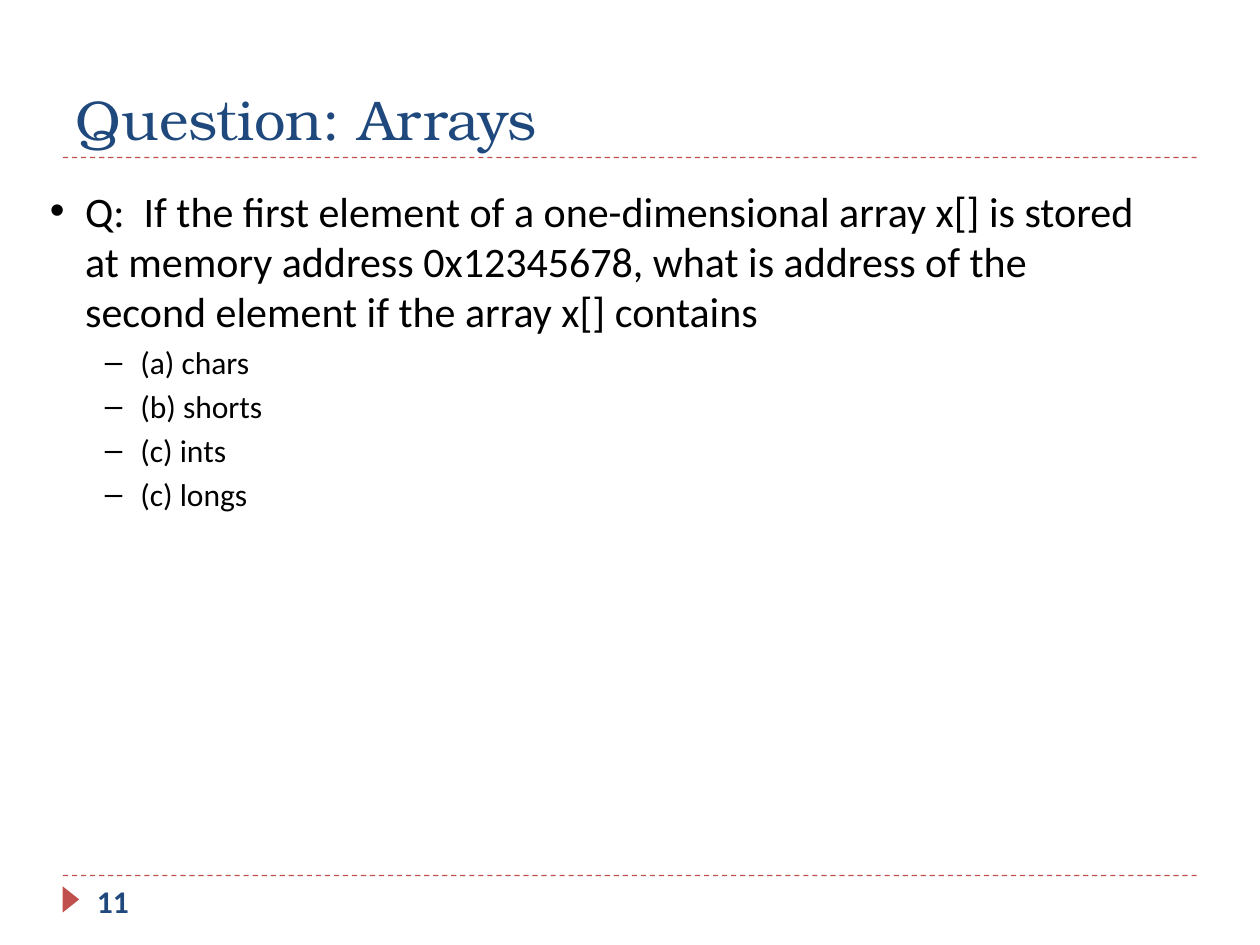
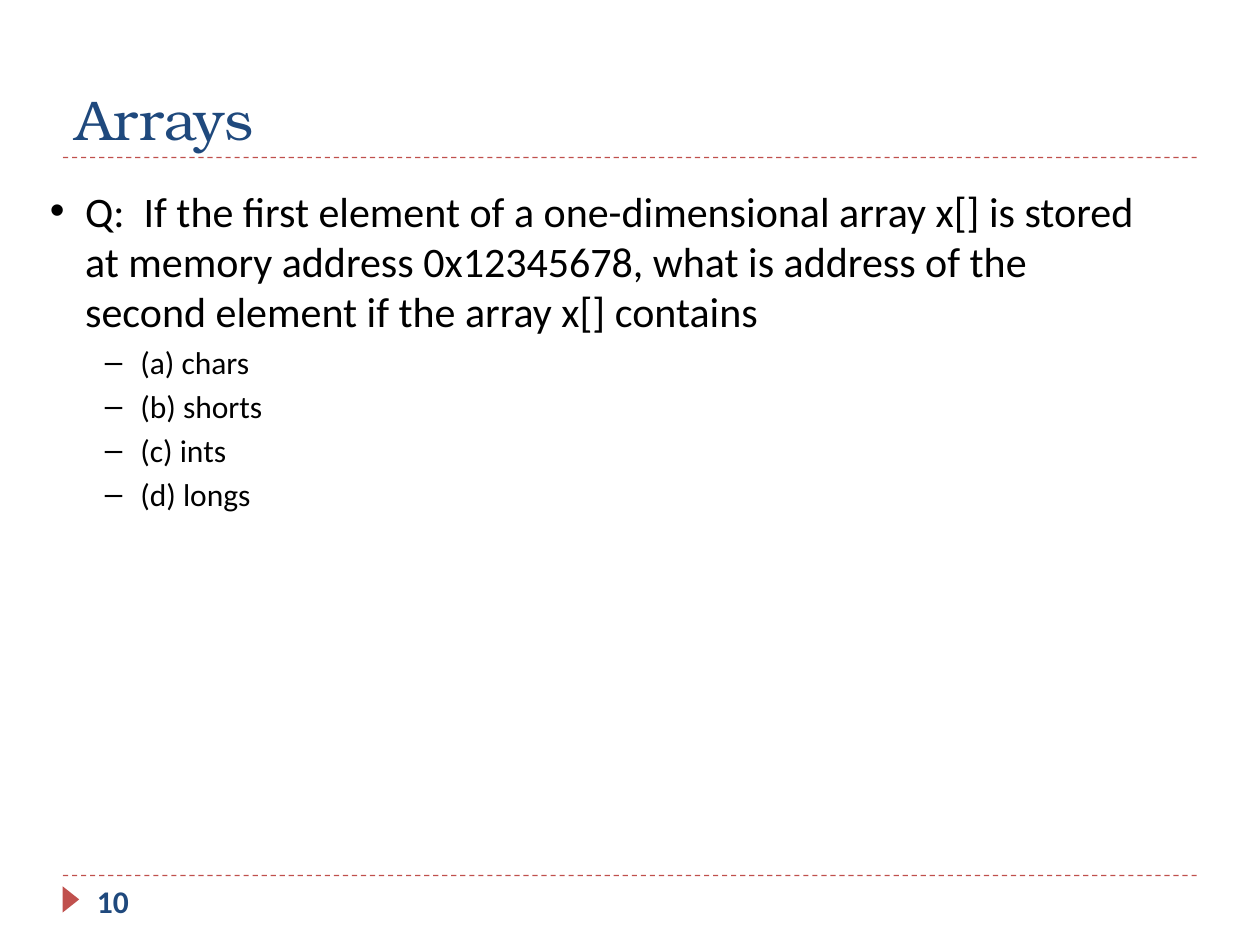
Before and after one commit to guhofstra/CSC111Fa25, a slide deck: slide 10 of PPTs/Ch5_ARM_Load_Store_Exercises.pptx (slide 11 before the commit). Drawn at 1260x945 pixels with LibreOffice and Linux fonts; fonts in the diff are those of the drawing. Boxes give left, top, right and bottom in pixels: in the first picture for what was removed or moved away, otherwise in the second. Text is boxed around its words. In the diff, an @@ line names an element or a change of style, - is before the commit and + after.

```diff
--- a/PPTs/Ch5_ARM_Load_Store_Exercises.pptx
+++ b/PPTs/Ch5_ARM_Load_Store_Exercises.pptx
@@ title at (x1=75, y1=102, x2=253, y2=153): text changed @@
-Question: Arrays
+Arrays
@@ text at (x1=140, y1=483, x2=250, y2=512): text changed @@
-  – (c) longs
+  – (d) longs
@@ page number at (x1=97, y1=892, x2=129, y2=914): text changed @@
-11
+10
```
Also in this commit, not shown: 11 other slides changed, 1 slide removed, 3 other files.
